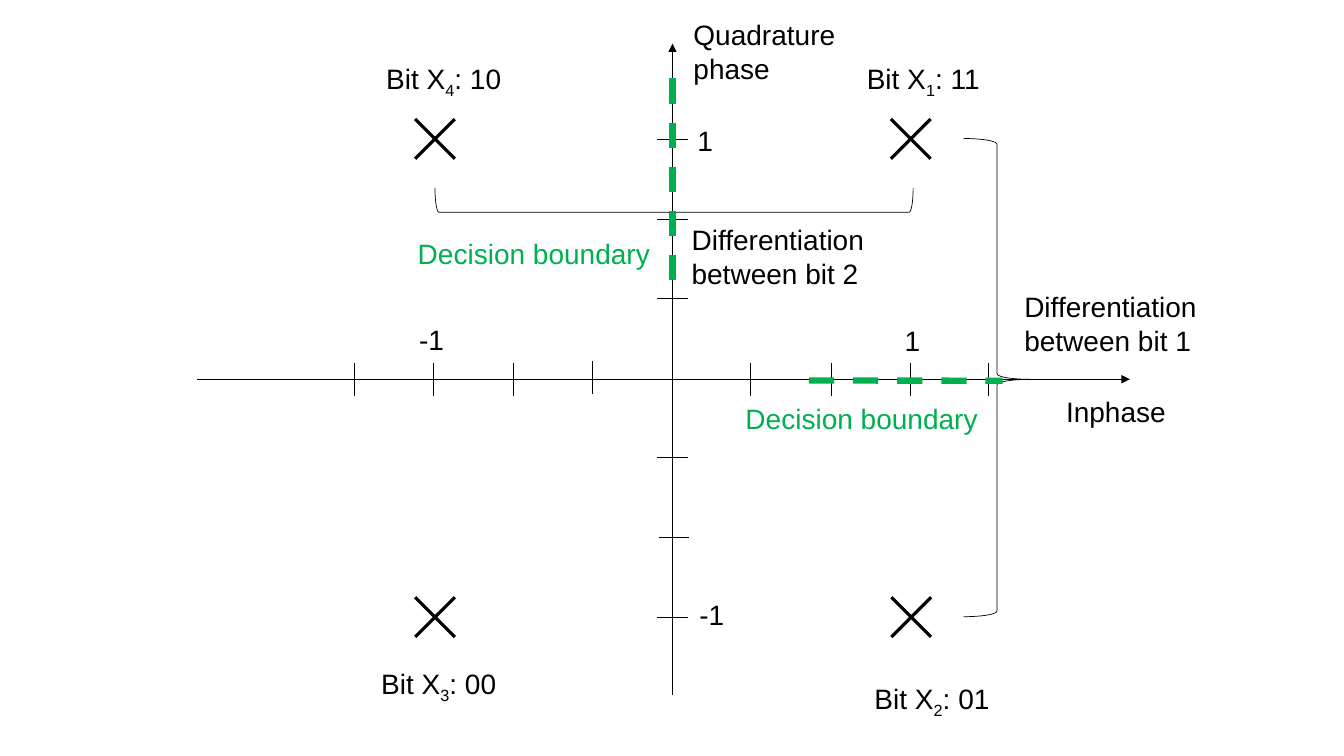
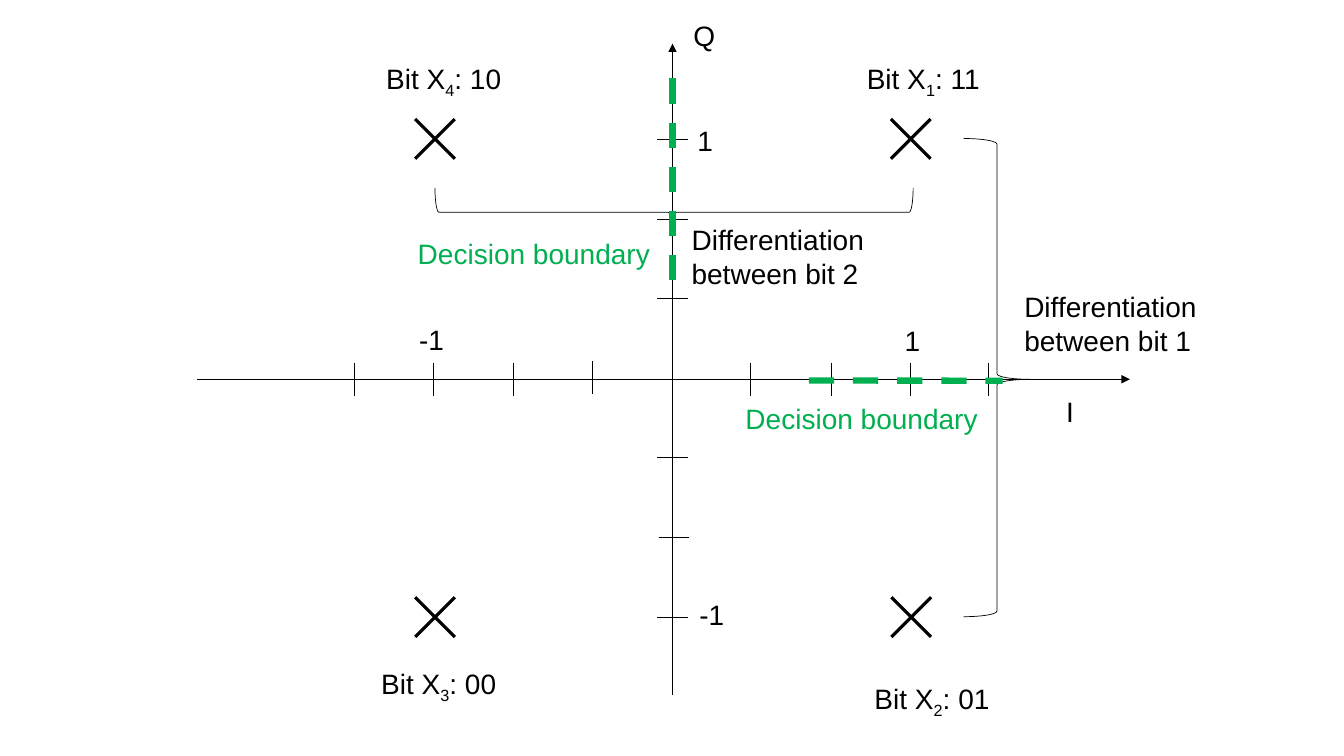
Before and after one commit to ga96jul/Bachelarbeit, a slide deck: slide 3 of Bachelorarbeit/01_Bachelorarbeit_LaTex/02_Figures/interferences.pptx. Drawn at 1344x756 pixels with LibreOffice and Linux fonts; fonts in the diff are those of the drawing. Boxes give left, top, right and bottom in pixels: in the first picture for what was removed or moved away, otherwise in the second. Text is boxed around its words. In the diff, an @@ line names an element or a change of style, - is before the commit and + after.

```diff
--- a/Bachelorarbeit/01_Bachelorarbeit_LaTex/02_Figures/interferences.pptx
+++ b/Bachelorarbeit/01_Bachelorarbeit_LaTex/02_Figures/interferences.pptx
@@ text at (693,26,715,51): text changed @@
-Quadrature phase
+Q
@@ text at (1066,402,1074,422): text changed @@
-Inphase
+I
```
Also in this commit, not shown: 1 other slide changed, 29 other files.
